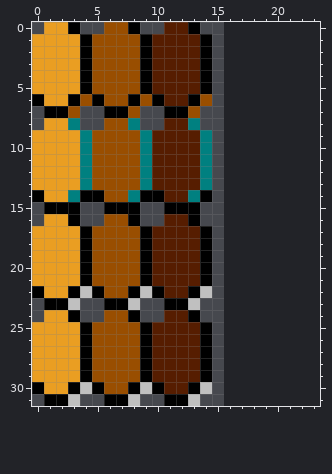
Two states of a pixel-art sprite, marin0/graphics/SMB/coinanimation.png. That is the earlier state.
The file is 16x32 pixels. The old version is drawn lined up with the new one, on the new canvas.
Now the later version:
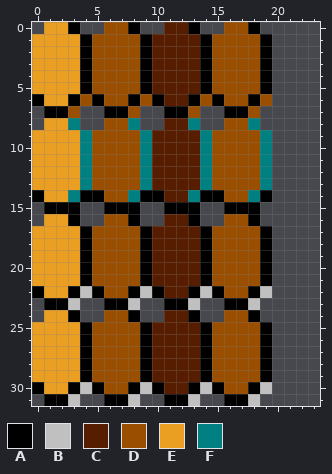
Palette (. is transparent): A #000000  B #c0c0c0  C #561d00  D #994e00  E #ea9e22  F #008080
Commit: Menu Animation Fix
What changed:
canvas 16x32 -> 24x32
y 0: x 16..18 ... -> DDA
y 1..5: x 15..19 ..... -> DDDDA
y 6: x 15..19 ..... -> ADDAD
y 7: x 16..18 ... -> AAD
y 8: x 16..18 ... -> DDF
y 9..13: x 15..19 ..... -> DDDDF
y 14: x 15..19 ..... -> ADDFA
y 15: x 16..18 ... -> AAA
y 16: x 16..18 ... -> DDA
y 17..21: x 15..19 ..... -> DDDDA
y 22: x 15..19 ..... -> ADDAB
y 23: x 16..18 ... -> AAB
y 24: x 16..18 ... -> DDA
y 25..29: x 15..19 ..... -> DDDDA
y 30: x 15..19 ..... -> ADDAB
y 31: x 16..18 ... -> AAB
